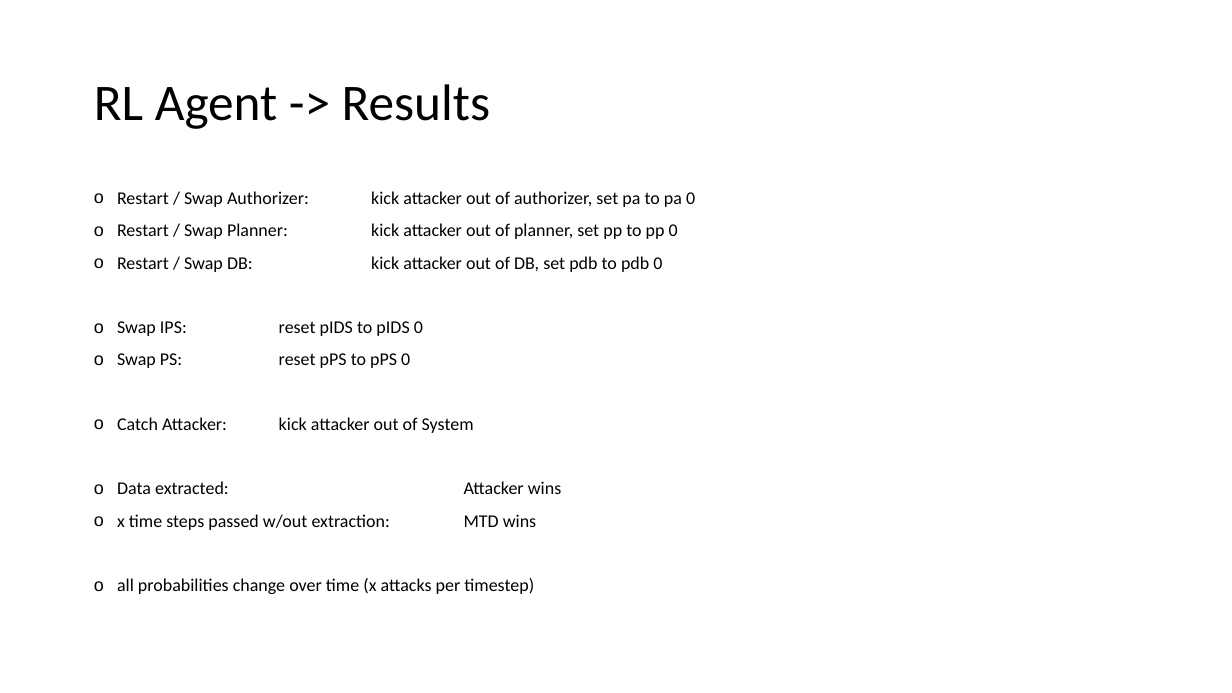
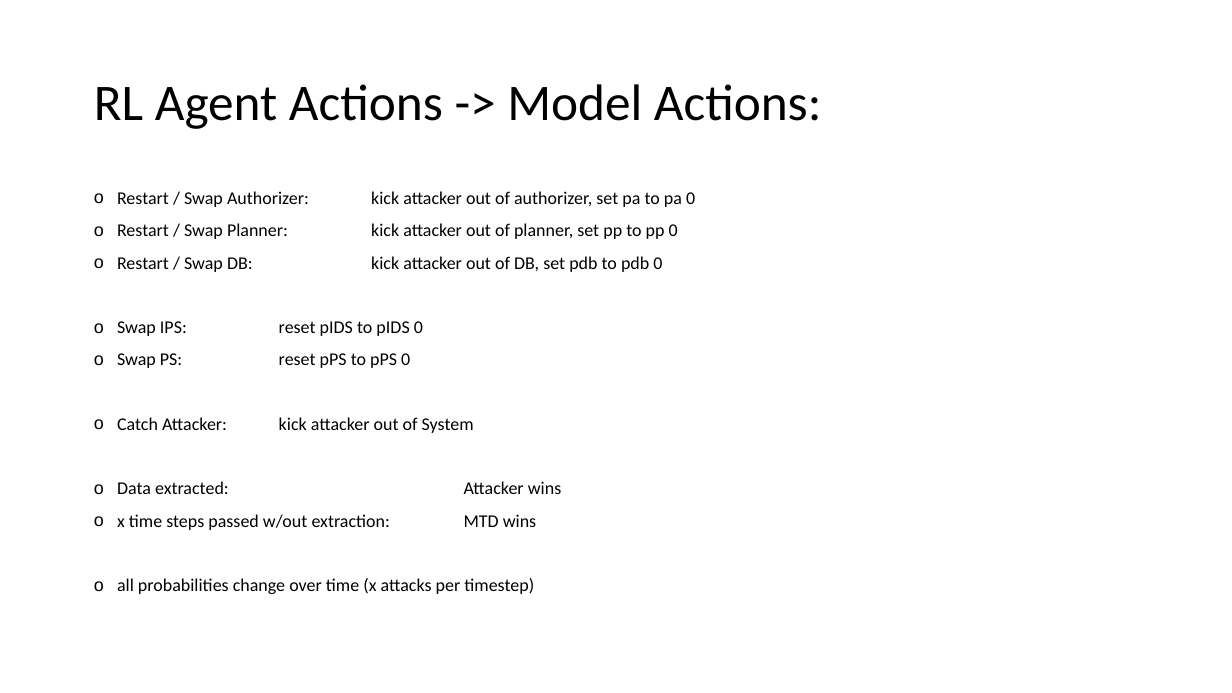
Before and after one commit to cailllev/PA, a slide deck: slide 8 of Model.pptx (slide 7 before the commit). Drawn at 1232x693 pixels with LibreOffice and Linux fonts; fonts in the diff are those of the drawing. Boxes give left, top, right and bottom in pixels: in the first picture for what was removed or moved away, otherwise in the second. Text is boxed around its words. In the diff, an @@ line names an element or a change of style, - is before the commit and + after.

Commit message:
update model, add explanations of mechanics

```diff
--- a/Model.pptx
+++ b/Model.pptx
@@ title at <box>94,84,822,129</box>: text changed @@
-RL Agent -> Results
+RL Agent Actions -> Model Actions:
```
Also in this commit, not shown: 1 slide added.
